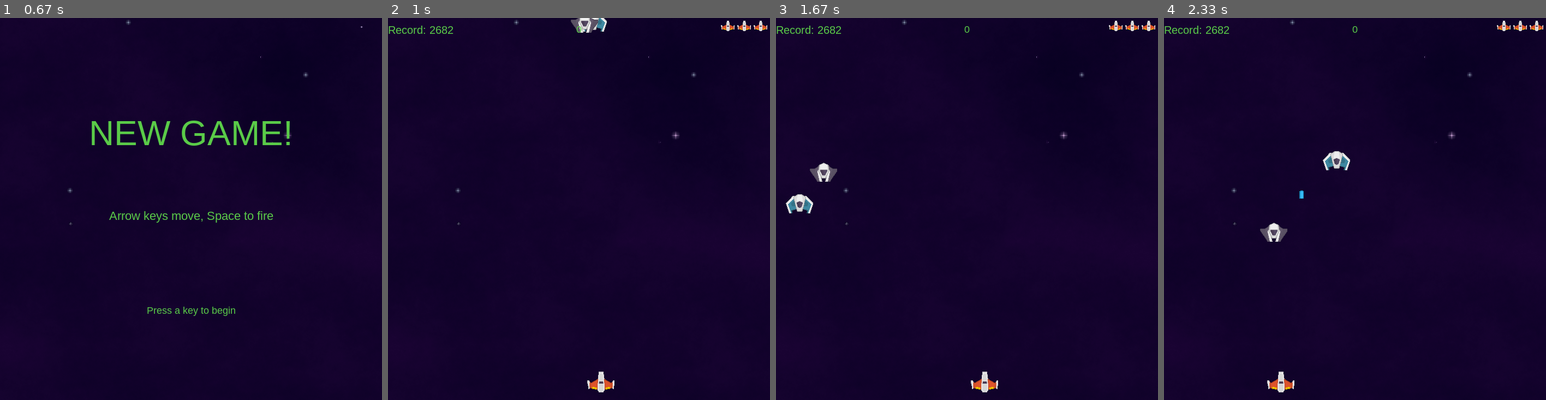
Above: before the commit, frames 1-4 (left to right).
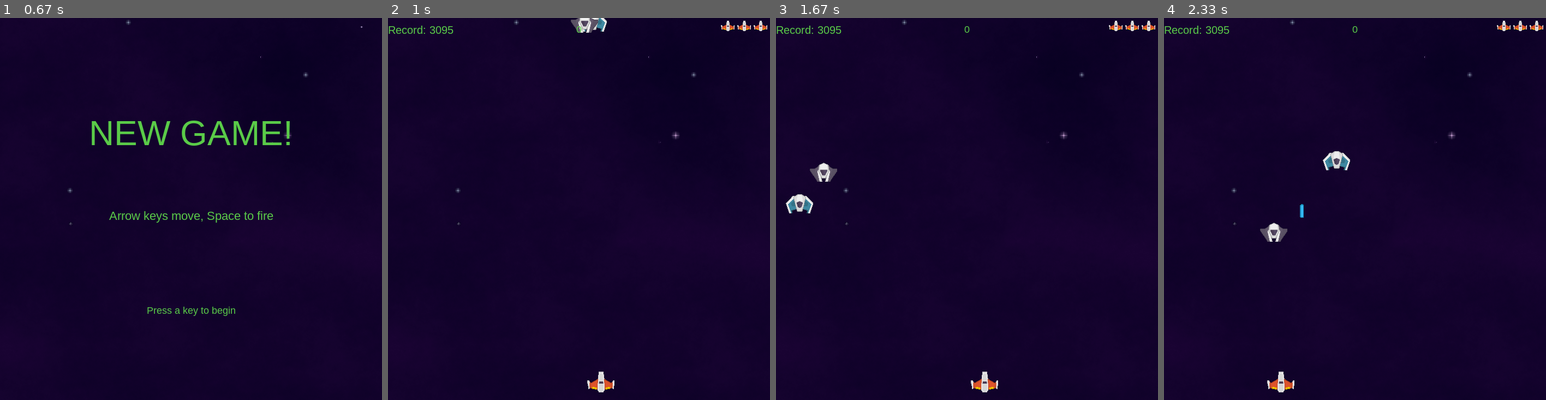
Above: after the commit, the same moments.

Repository: Ivan-Vladimirovich/Proba-2021
Game: pygame game, started from Cannon/Game.py
Two runs of this game, one before a commit and one after it. Both use one fixed random seed, a clock stepped at 60 frames per second and the inputs below.
Inputs:
- Up to frame 1 (0.67 s): hold D from 0.33 s (still down)
- Up to frame 2 (1 s): release D at 0.8 s; hold D from 0.83 s (still down)
- Up to frame 3 (1.67 s): release D at 1.3 s; hold A from 1.33 s (still down)
- Up to frame 4 (2.33 s): release A at 1.87 s; hold A 1.9-2.3 s

Frame 1 is identical in both runs. In frame 2, less than 0.1% of the frame differs, in the area x 11-18%, y 2-5%; in frame 3, less than 0.1%; in frame 4, 0.1%, in the area x 11-37%, y 2-53%.

Commit message:
Внесены мелкие косметические изменения

Diff:
--- a/Cannon/Game.py
+++ b/Cannon/Game.py
@@ -12,62 +12,49 @@
 pygame.mixer.init()
 POWERUP_TIME = 5000
 
-# Загрузка всех изображений(Указать свой путь расположения !!!)
-img_dir = path.join(path.dirname(__file__), 'C:\\Users\\User\\Proba-2021\\img')
-snd_dir = path.join(path.dirname(__file__), 'snd')
+# Загрузка всех изображений
+img_dir = path.join(path.dirname(__file__), 'C:\\Users\\User\\Proba-2021\\img')  # Указать свой путь расположения !!!
+snd_dir = path.join(path.dirname(__file__), 'C:\\Users\\User\\Proba-2021\\snd')  # Указать свой путь расположения !!!
 Enemy = []
 Enemy_ufo = []
-background = pygame.image.load(path.join(img_dir, "C:\\Users\\User\\Proba-2021\\img\\back.png")).convert()
+background = pygame.image.load(path.join(img_dir, "back.png")).convert()
 background_rect = background.get_rect()
-player_img = pygame.image.load(path.join(img_dir, "C:\\Users\\User\\Proba-2021\\img\\playerShip1_orange.png")).convert()
+player_img = pygame.image.load(path.join(img_dir, "playerShip1_orange.png")).convert()
 player_mini_img = pygame.transform.scale(player_img, (25, 19))
 player_mini_img.set_colorkey((0, 0, 0))
-Enemy.append(pygame.image.load(path.join(img_dir, "C:\\Users\\User\\Proba-2021\\img\\"
-                                                  "Enemies\\enemyRed1.png")).convert())
-Enemy.append(pygame.image.load(path.join(img_dir, "C:\\Users\\User\\Proba-2021\\img\\"
-                                                  "Enemies\\enemyRed2.png")).convert())
-Enemy.append(pygame.image.load(path.join(img_dir, "C:\\Users\\User\\Proba-2021\\img\\"
-                                                  "Enemies\\enemyRed5.png")).convert())
-Enemy.append(pygame.image.load(path.join(img_dir, "C:\\Users\\User\\"
-                                                  "Proba-2021\\img\\Enemies\\enemyBlack1.png")).convert())
-Enemy.append(pygame.image.load(path.join(img_dir, "C:\\Users\\User\\Proba-2021\\"
-                                                  "img\\Enemies\\enemyBlack2.png")).convert())
-Enemy.append(pygame.image.load(path.join(img_dir, "C:\\Users\\User\\Proba-2021\\img\\"
-                                                  "Enemies\\enemyBlack4.png")).convert())
-Enemy.append(pygame.image.load(path.join(img_dir, "C:\\Users\\User\\Proba-2021\\img\\"
-                                                  "Enemies\\enemyBlue1.png")).convert())
-Enemy.append(pygame.image.load(path.join(img_dir, "C:\\Users\\User\\Proba-2021\\img\\"
-                                                  "Enemies\\enemyBlue2.png")).convert())
-Enemy.append(pygame.image.load(path.join(img_dir, "C:\\Users\\User\\Proba-2021\\img\\"
-                                                  "Enemies\\enemyBlue3.png")).convert())
-Enemy_ufo.append(pygame.image.load(path.join(img_dir, "C:\\Users\\User\\Proba-2021\\img\\ufoBlue.png")).convert())
-Enemy_ufo.append(pygame.image.load(path.join(img_dir, "C:\\Users\\User\\Proba-2021\\img\\ufoGreen.png")).convert())
-Enemy_ufo.append(pygame.image.load(path.join(img_dir, "C:\\Users\\User\\Proba-2021\\img\\ufoRed.png")).convert())
-Enemy_ufo.append(pygame.image.load(path.join(img_dir, "C:\\Users\\User\\Proba-2021\\img\\ufoYellow.png")).convert())
-bullet_img = pygame.image.load(path.join(img_dir,
-                                         "C:\\Users\\User\\Proba-2021\\img\\Lasers\\laserGreen10.png")).convert()
-bomb_img = pygame.image.load(path.join(img_dir, "C:\\Users\\User\\Proba-2021\\img\\Lasers\\laserBlue12.png")).convert()
-shoot_gun_sound = pygame.mixer.Sound(path.join(snd_dir, "C:\\Users\\User\\Proba-2021\\snd\\Laser_Shoot_gun.wav"))
-shoot_bomb_sound = pygame.mixer.Sound(path.join(snd_dir, "C:\\Users\\User\\Proba-2021\\snd\\Laser_Shoot_bomb.wav"))
-exp_sound = pygame.mixer.Sound(path.join(snd_dir, "C:\\Users\\User\\Proba-2021\\snd\\Explosion.wav"))
-exp2_sound = pygame.mixer.Sound(path.join(snd_dir, "C:\\Users\\User\\Proba-2021\\snd\\Explosion2.wav"))
-healf_snd = pygame.mixer.Sound(path.join(snd_dir, "C:\\Users\\User\\Proba-2021\\snd\\Explosion5.wav"))
+Enemy.append(pygame.image.load(path.join(img_dir, "Enemies\\enemyRed1.png")).convert())
+Enemy.append(pygame.image.load(path.join(img_dir, "Enemies\\enemyRed2.png")).convert())
+Enemy.append(pygame.image.load(path.join(img_dir, "Enemies\\enemyRed5.png")).convert())
+Enemy.append(pygame.image.load(path.join(img_dir, "Enemies\\enemyBlack1.png")).convert())
+Enemy.append(pygame.image.load(path.join(img_dir, "Enemies\\enemyBlack2.png")).convert())
+Enemy.append(pygame.image.load(path.join(img_dir, "Enemies\\enemyBlack4.png")).convert())
+Enemy.append(pygame.image.load(path.join(img_dir, "Enemies\\enemyBlue1.png")).convert())
+Enemy.append(pygame.image.load(path.join(img_dir, "Enemies\\enemyBlue2.png")).convert())
+Enemy.append(pygame.image.load(path.join(img_dir, "Enemies\\enemyBlue3.png")).convert())
+Enemy_ufo.append(pygame.image.load(path.join(img_dir, "ufoBlue.png")).convert())
+Enemy_ufo.append(pygame.image.load(path.join(img_dir, "ufoGreen.png")).convert())
+Enemy_ufo.append(pygame.image.load(path.join(img_dir, "ufoRed.png")).convert())
+Enemy_ufo.append(pygame.image.load(path.join(img_dir, "ufoYellow.png")).convert())
+bullet_img = pygame.image.load(path.join(img_dir, "Lasers\\laserGreen10.png")).convert()
+bomb_img = pygame.image.load(path.join(img_dir, "Lasers\\laserBlue12.png")).convert()
+
+shoot_gun_sound = pygame.mixer.Sound(path.join(snd_dir, "Laser_Shoot_gun.wav"))
+shoot_bomb_sound = pygame.mixer.Sound(path.join(snd_dir, "Laser_Shoot_bomb.wav"))
+exp_sound = pygame.mixer.Sound(path.join(snd_dir, "Explosion.wav"))
+exp2_sound = pygame.mixer.Sound(path.join(snd_dir, "Explosion2.wav"))
+healf_snd = pygame.mixer.Sound(path.join(snd_dir, "Explosion5.wav"))
 explos_snd = [exp_sound, exp2_sound]
-pygame.mixer.music.load(path.join(snd_dir, "C:\\Users\\User\\Proba-2021\\snd\\POL-fortress-short.wav"))
+pygame.mixer.music.load(path.join(snd_dir, "POL-fortress-short.wav"))
 
 powerup_images = dict()
-powerup_images['live'] = pygame.image.load(path.join(img_dir, "C:\\Users\\User\\Proba-2021\\"
-                                                              "img\\UI\\playerLife1_red.png")).convert()
-powerup_images['gun'] = pygame.image.load(path.join(img_dir, "C:\\Users\\User\\Proba-2021\\"
-                                                             "img\\Power-ups\\powerupYellow_bolt.png")).convert()
-powerup_images['star'] = pygame.image.load(path.join(img_dir, "C:\\Users\\User\\Proba-2021\\img\\Power-ups\\"
-                                                              "powerupBlue_star.png")).convert()
-powerup_images['speed'] = pygame.image.load(path.join(img_dir, "C:\\Users\\User\\Proba-2021\\img\\Power-ups\\"
-                                                              "powerupGreen_bolt.png")).convert()
-live_sound = pygame.mixer.Sound(path.join(snd_dir, "C:\\Users\\User\\Proba-2021\\snd\\Powerup2.wav"))
-power_sound = pygame.mixer.Sound(path.join(snd_dir, "C:\\Users\\User\\Proba-2021\\snd\\Powerup3.wav"))
-power_enemy = pygame.mixer.Sound(path.join(snd_dir, "C:\\Users\\User\\Proba-2021\\snd\\Pickup_Coin3.wav"))
-power_speed_sound = pygame.mixer.Sound(path.join(snd_dir, "C:\\Users\\User\\Proba-2021\\snd\\Pickup_Coin.wav"))
+powerup_images['live'] = pygame.image.load(path.join(img_dir, "UI\\playerLife1_red.png")).convert()
+powerup_images['gun'] = pygame.image.load(path.join(img_dir, "Power-ups\\powerupYellow_bolt.png")).convert()
+powerup_images['star'] = pygame.image.load(path.join(img_dir, "Power-ups\\powerupBlue_star.png")).convert()
+powerup_images['speed'] = pygame.image.load(path.join(img_dir, "Power-ups\\powerupGreen_bolt.png")).convert()
+live_sound = pygame.mixer.Sound(path.join(snd_dir, "Powerup2.wav"))
+power_sound = pygame.mixer.Sound(path.join(snd_dir, "Powerup3.wav"))
+power_enemy = pygame.mixer.Sound(path.join(snd_dir, "Pickup_Coin3.wav"))
+power_speed_sound = pygame.mixer.Sound(path.join(snd_dir, "Pickup_Coin.wav"))
 
 pygame.mixer.music.set_volume(0.6)
 explosion_anim = dict()
@@ -192,7 +179,7 @@
     def __init__(self, x, y):
         pygame.sprite.Sprite.__init__(self)
         self.image = bullet_img
-        self.image = pygame.transform.scale(bullet_img, (10, 20))
+        self.image = pygame.transform.scale(bullet_img, (7, 25))
         self.rect = self.image.get_rect()
         self.rect.bottom = y
         self.rect.centerx = x
@@ -248,7 +235,7 @@
 
         k = randint(0, 1000)
         if k < 10:
-            bomb = Bomb(self.rect.x, self.rect.y)
+            bomb = Bomb(self.rect.x, self.rect.bottom)
             all_sprites.add(bomb)
             bombs.add(bomb)
             shoot_bomb_sound.play()
@@ -292,7 +279,7 @@
 
         k = randint(0, 1000)
         if k < 100:
-            bomb = Bomb(self.rect.x, self.rect.y)
+            bomb = Bomb(self.rect.x, self.rect.bottom)
             all_sprites.add(bomb)
             bombs.add(bomb)
             shoot_bomb_sound.play()
@@ -305,7 +292,7 @@
     """
     def __init__(self, x, y):
         pygame.sprite.Sprite.__init__(self)
-        self.image = pygame.transform.scale(bomb_img, (8, 15))
+        self.image = pygame.transform.scale(bomb_img, (7, 25))
         self.rect = self.image.get_rect()
         self.rect.centerx = x
         self.rect.bottom = y
@@ -530,7 +517,7 @@
             pow = PowerUp(hit.rect.center)
             all_sprites.add(pow)
             power_up.add(pow)
-        if random() > 0.95:
+        elif random() > 0.95:
             pow = PowerUp(hit.rect.center)
             all_sprites.add(pow)
             power_up.add(pow)
@@ -558,6 +545,7 @@
                 if s.__class__.__name__ == 'Target':
                     choice(explos_snd).play()
                     exp = Explosion(s.rect.center, 'lg')
+                    all_sprites.add(exp)
                     all_sprites.remove(s)
                     mobs.remove(s)
                     break
--- a/Cannon/scroe.txt
+++ b/Cannon/scroe.txt
@@ -1 +1 @@
-2682
+3095
